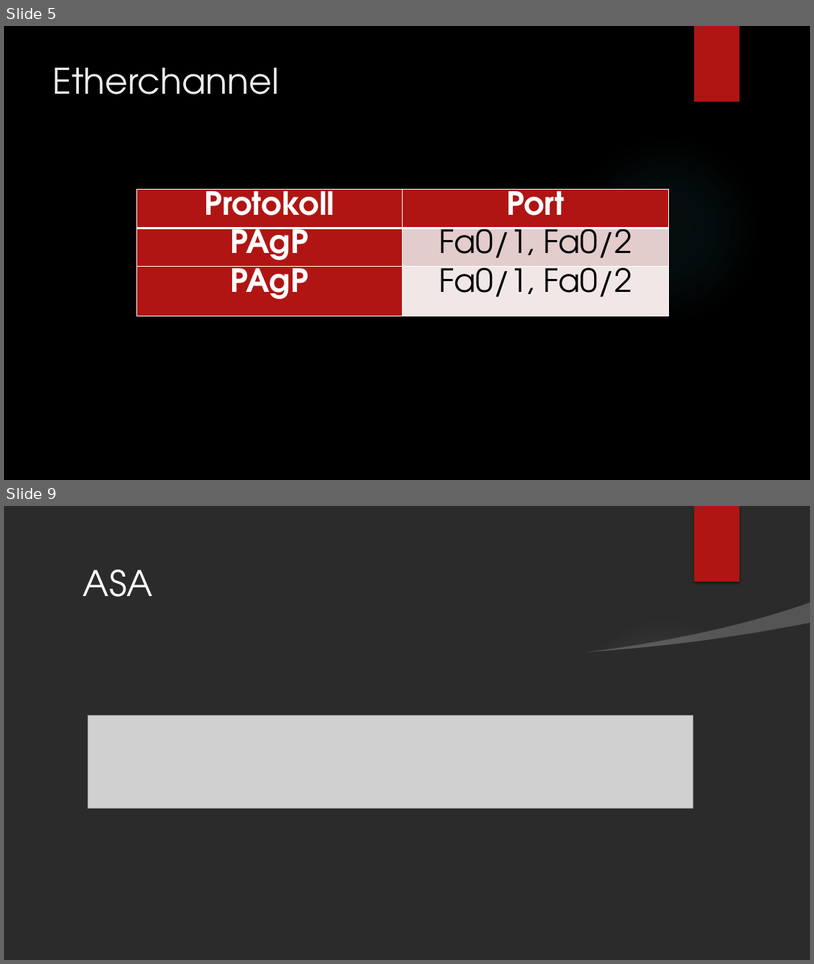
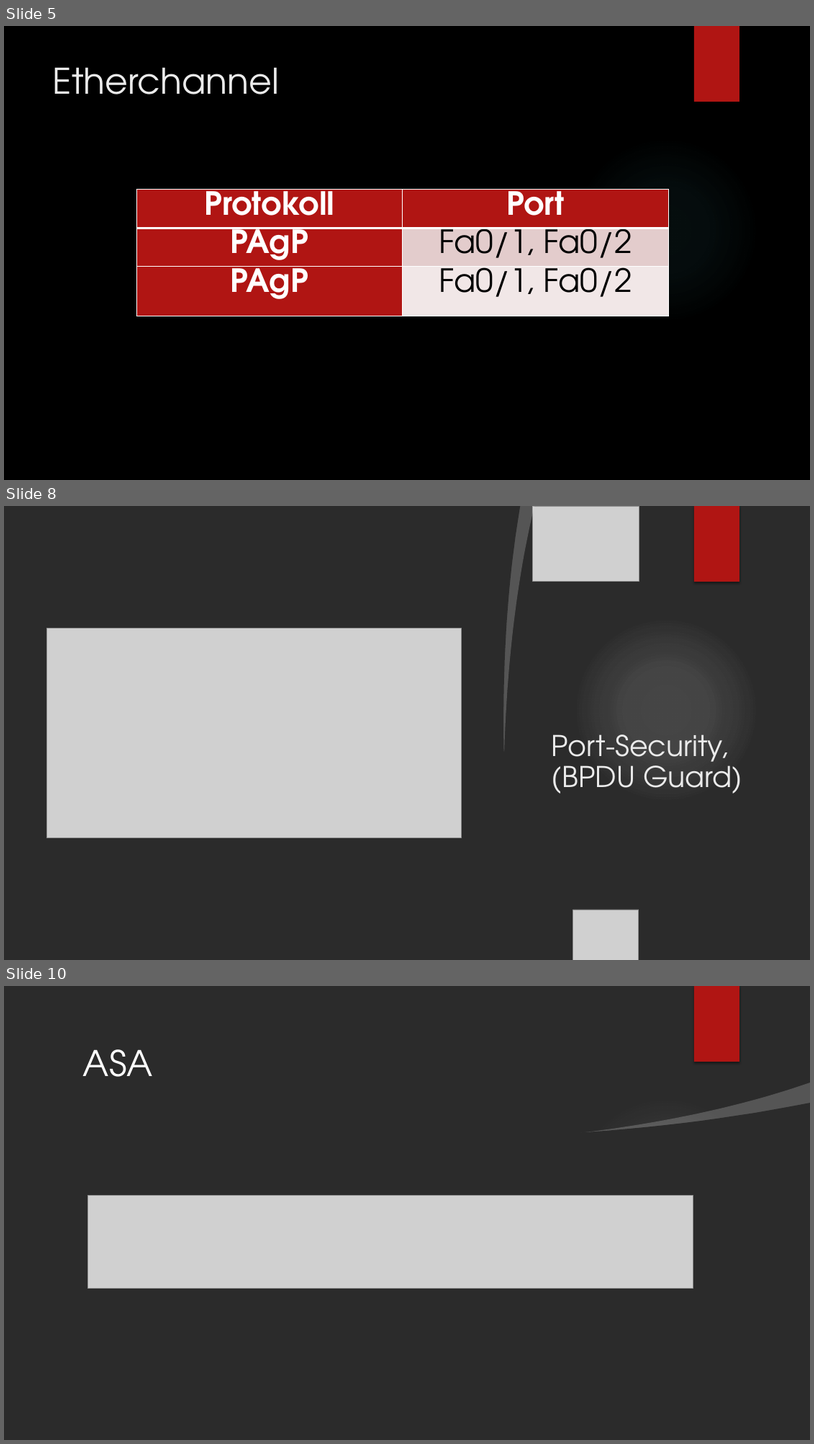
Before and after one commit to LajkaK2006/BorsodNet, a slide deck: Tacos KFT.pptx. Shown one above the other, each under a label of ours: slides 5 and 9 before the commit, slides 5, 8 and 10 after it; the slides between them are not shown. The pictures are 814x964 and 814x1444 pixels, drawn with LibreOffice and Linux fonts; fonts in the diff are those of the drawing; grey boxes stand for pictures; background and template pictures are left out; a plain dark background stands for a picture behind light text. Boxes give left, top, right and bottom in pixels: in the first picture for what was removed or moved away, otherwise in the second. Text is boxed around its words. In the diff, an @@ line names an element or a change of style, - is before the commit and + after.

```diff
--- a/Tacos KFT.pptx
+++ b/Tacos KFT.pptx
@@ slide 8 added at (4,506,810,960), background picture (left out); not listed: 1 template element that a slide beside it also shows @@
@@ freeform shape added at (4,506,521,960), fill #FFFFFF @@
@@ freeform shape added at (498,506,535,752), fill #FFFFFF at 20% opacity @@
@@ picture added at (533,506,639,582) @@
@@ rectangle added at (694,506,740,582), fill #B01513 @@
@@ picture added at (46,628,461,837) @@
@@ ellipse added at (574,617,759,803), fill gradient #F3F3F3 @@
@@ picture added at (4,682,271,960) @@
@@ picture added at (4,698,104,854) @@
@@ title added at (552,734,743,793), 34 pt, text #EBEBEB @@
+Port-Security,(BPDU Guard)
@@ picture added at (574,909,639,960) @@
@@ what was slide 9 is now slide 10 @@
```
Also in this commit, not shown: 3 slides changed, 1 other slide added, 1 slide removed, 2 other files.
